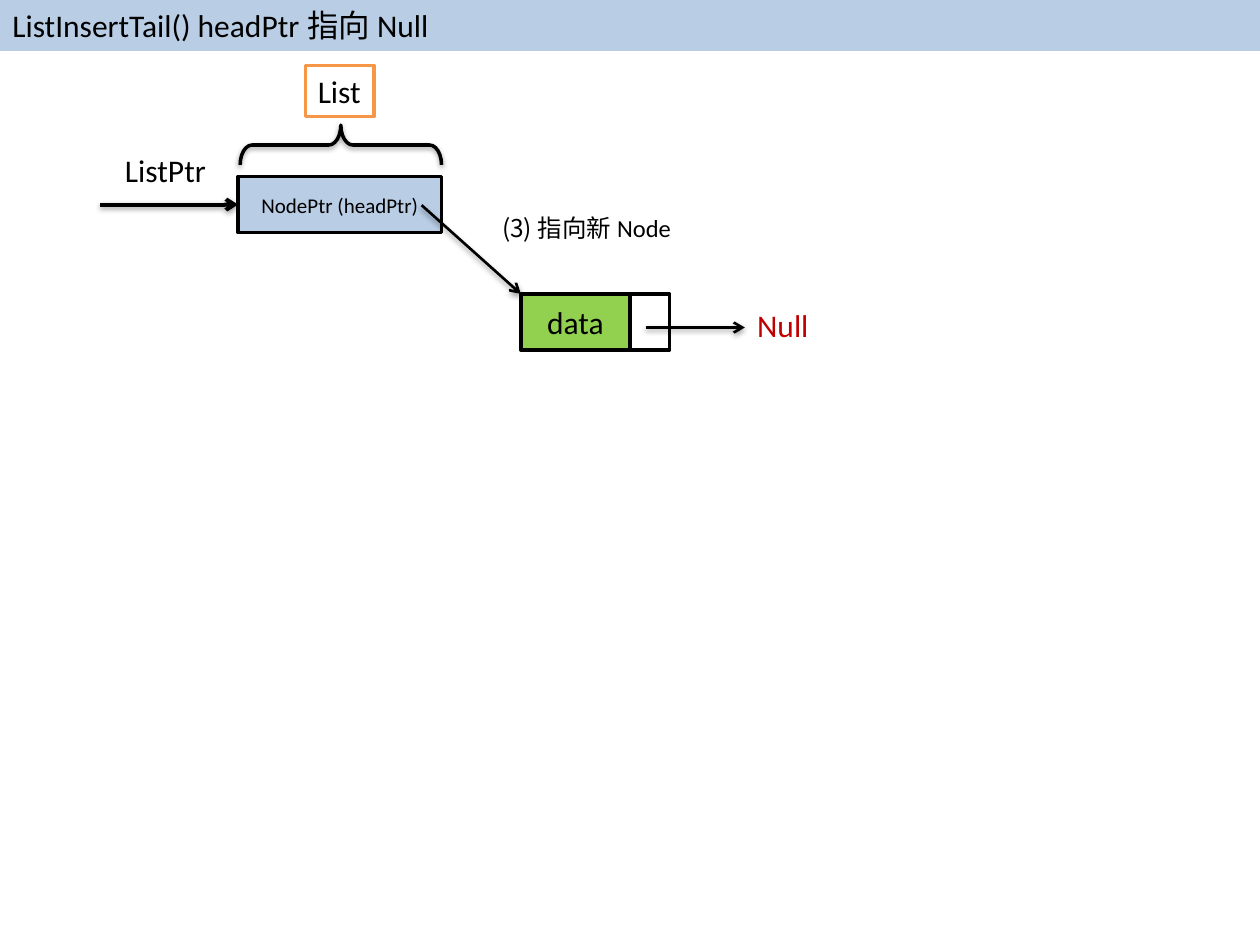
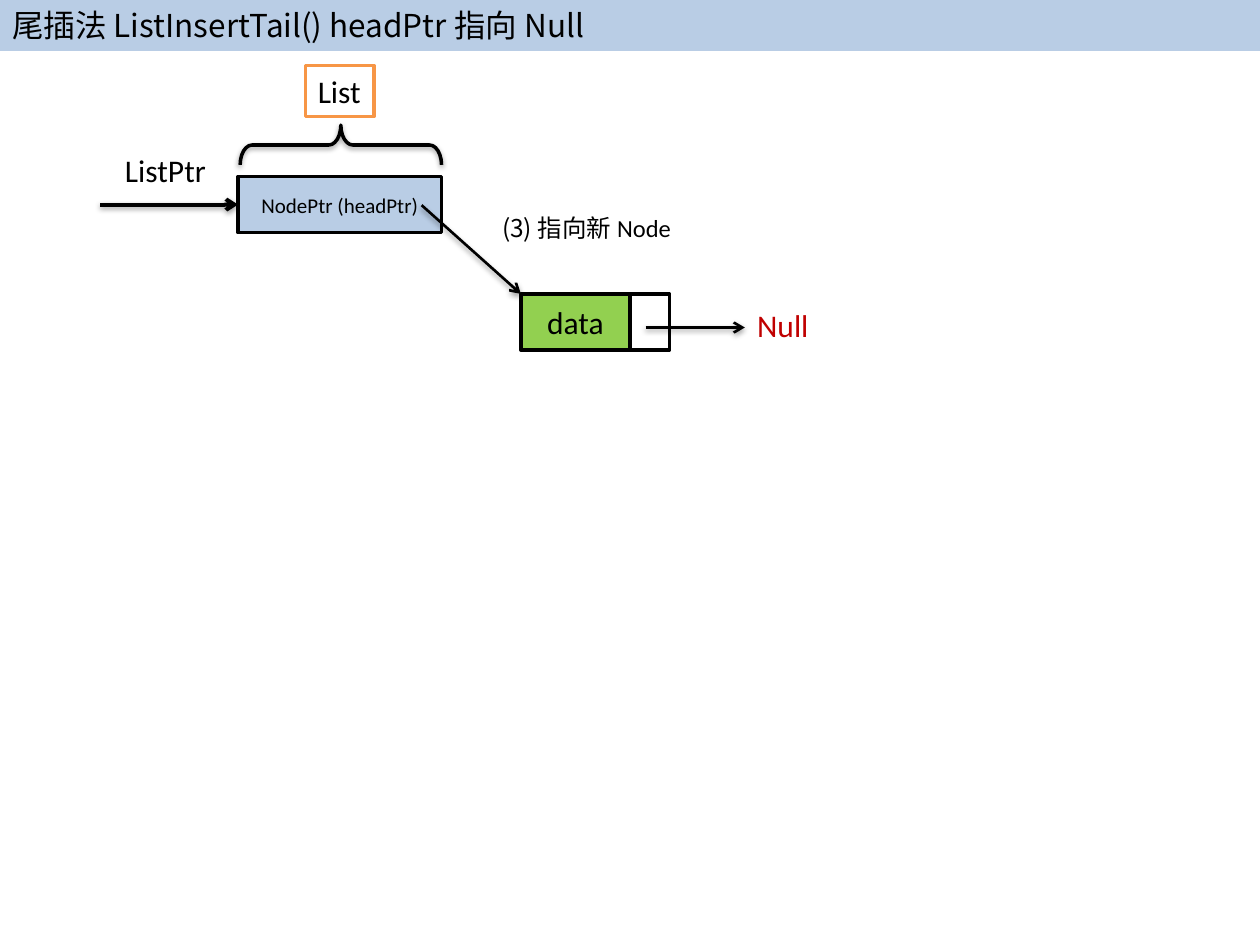
Before and after one commit to JasonChiuCC/DataStructure, a slide deck: slide 4 of LinearList/LinkedList/C/LinkedList.pptx. Drawn at 1260x945 pixels with LibreOffice and Linux fonts; fonts in the diff are those of the drawing. Boxes give left, top, right and bottom in pixels: in the first picture for what was removed or moved away, otherwise in the second. Text is boxed around its words. In the diff, an @@ line names an element or a change of style, - is before the commit and + after.

```diff
--- a/LinearList/LinkedList/C/LinkedList.pptx
+++ b/LinearList/LinkedList/C/LinkedList.pptx
@@ text in rectangle at [12,10,584,43]: text changed; font Calibri to Noto Sans CJK SC @@
-ListInsertTail() headPtr 指向 Null
+尾插法 ListInsertTail() headPtr 指向 Null
```
Also in this commit, not shown: 6 other slides changed, 8 slides added, 4 other files.
